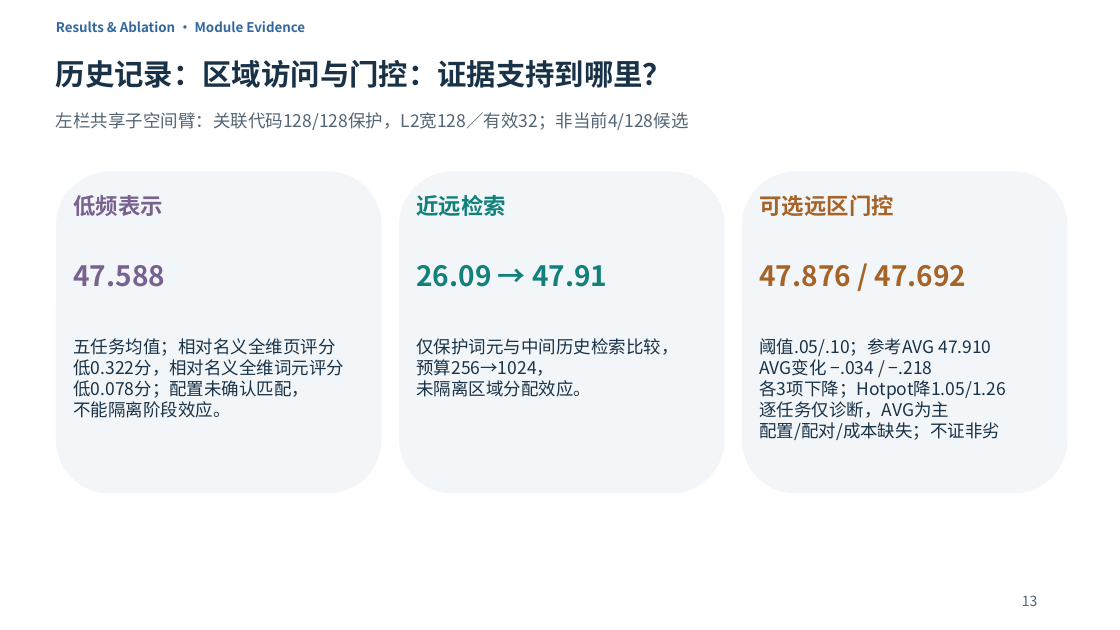
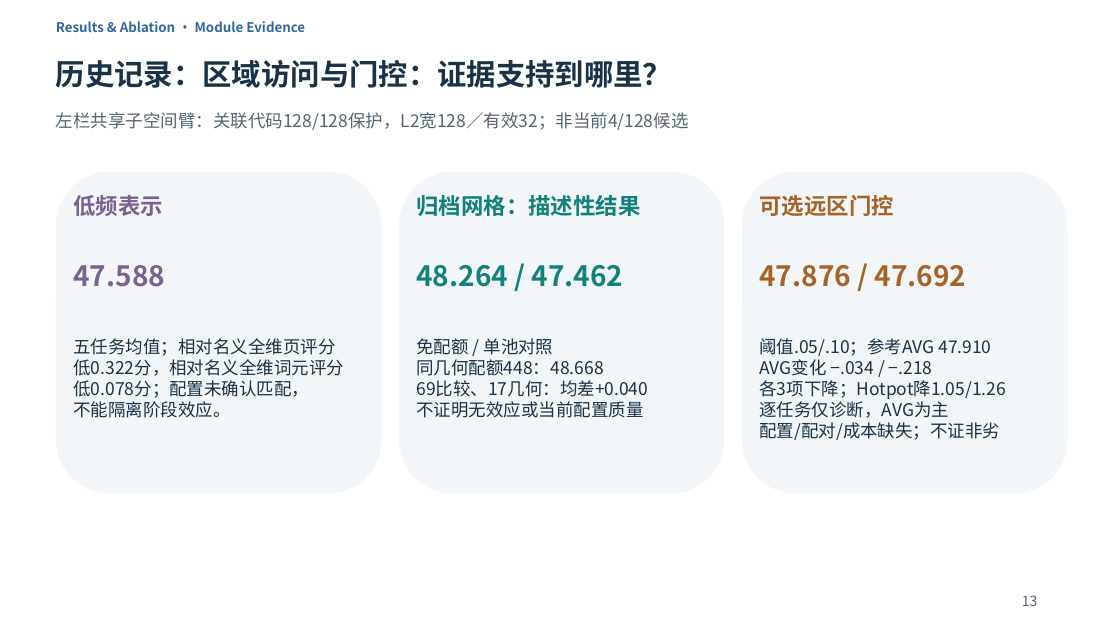
Before and after one commit to Chosen-David/two-level-attention, a slide deck: slide 13 of agent_doc/advice/dac_manuscript/presentation/TwoLevel_UserEdited_20261014.pptx. Drawn at 1120x630 pixels with LibreOffice and Linux fonts; fonts in the diff are those of the drawing. Boxes give left, top, right and bottom in pixels: in the first picture for what was removed or moved away, otherwise in the second. Text is boxed around its words. In the diff, an @@ line names an element or a change of style, - is before the commit and + after.

```diff
--- a/agent_doc/advice/dac_manuscript/presentation/TwoLevel_UserEdited_20261014.pptx
+++ b/agent_doc/advice/dac_manuscript/presentation/TwoLevel_UserEdited_20261014.pptx
@@ text at <box>416,195,640,216</box>: text changed @@
-近远检索
+归档网格：描述性结果
@@ text at <box>416,265,624,287</box>: text changed @@
-26.09 → 47.91
+48.264 / 47.462
@@ text at <box>416,338,648,418</box>: text changed @@
-仅保护词元与中间历史检索比较，
-预算256→1024，
-未隔离区域分配效应。
+免配额 / 单池对照
+同几何配额448：48.668
+69比较、17几何：均差+0.040
+不证明无效应或当前配置质量
```
Also in this commit, not shown: 1 other slide changed, 54 other files.
